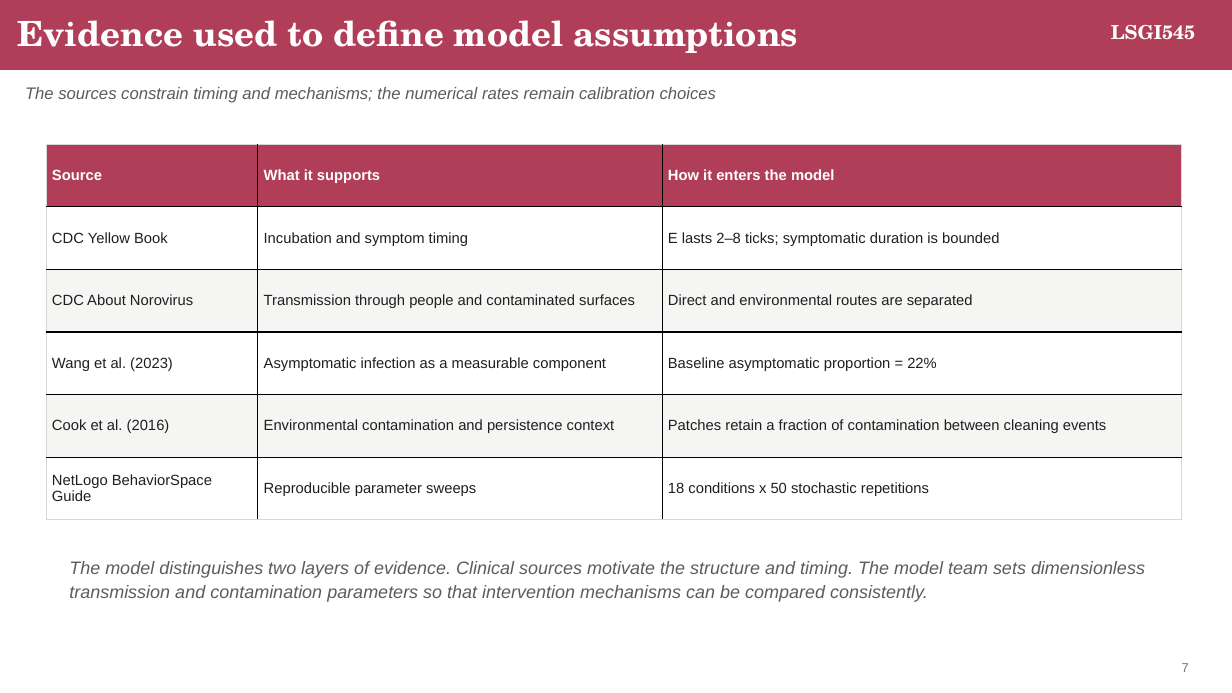
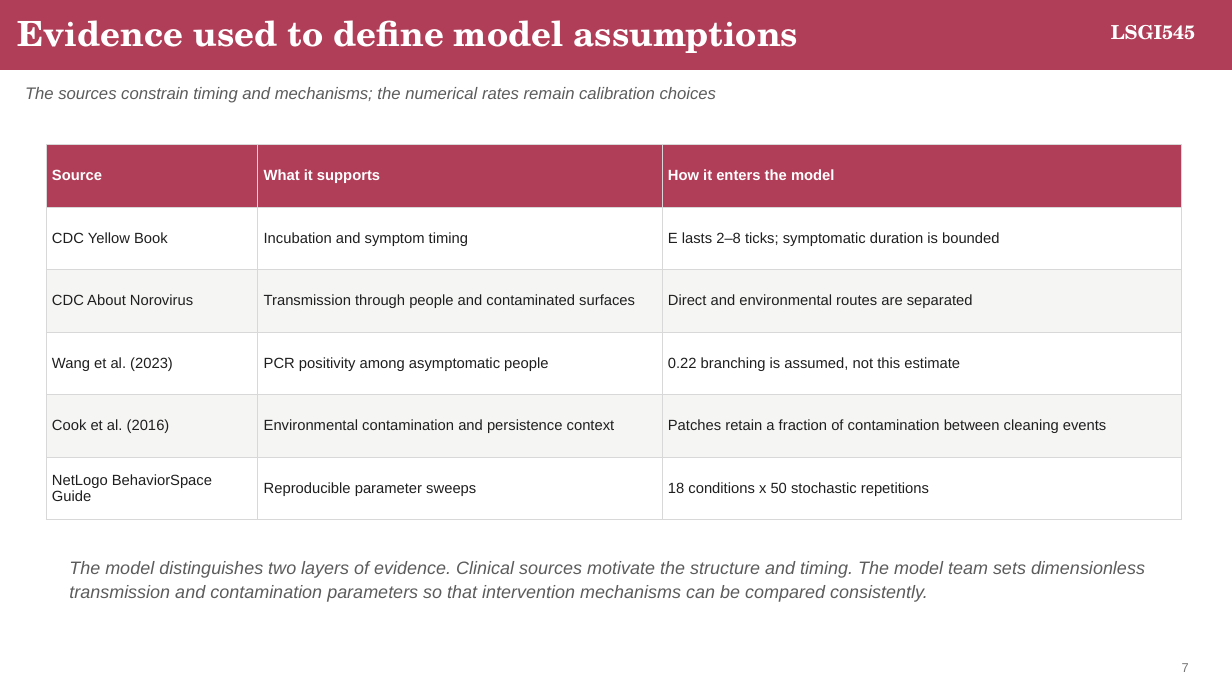
Before and after one commit to LIUXiaolu424/LSGI545-Group26, a slide deck: slide 7 of group_report_presentation/output/Norovirus_Dormitory_ABM_Group_Presentation.pptx. Drawn at 1232x693 pixels with LibreOffice and Linux fonts; fonts in the diff are those of the drawing. Boxes give left, top, right and bottom in pixels: in the first picture for what was removed or moved away, otherwise in the second. Text is boxed around its words. In the diff, an @@ line names an element or a change of style, - is before the commit and + after.

```diff
--- a/group_report_presentation/output/Norovirus_Dormitory_ABM_Group_Presentation.pptx
+++ b/group_report_presentation/output/Norovirus_Dormitory_ABM_Group_Presentation.pptx
@@ table at [46, 144, 1182, 519] @@
-row 4, column 2: Asymptomatic infection as a measurable component
+row 4, column 2: PCR positivity among asymptomatic people
-row 4, column 3: Baseline asymptomatic proportion = 22%
+row 4, column 3: 0.22 branching is assumed, not this estimate
@@ borders changed @@
```
Also in this commit, not shown: 18 other slides changed, 7 other files.
